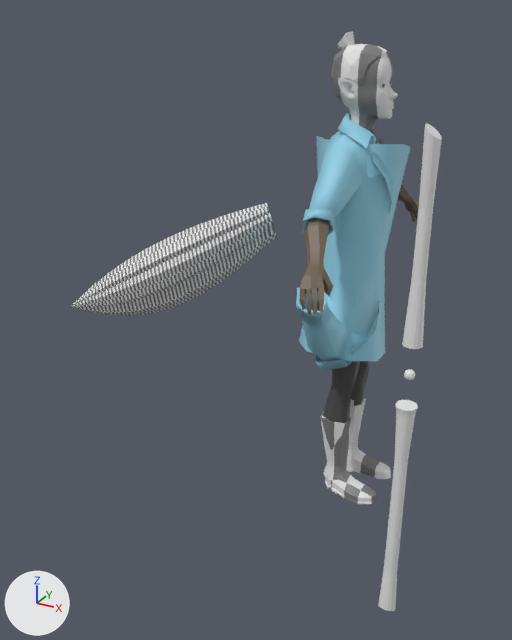
An edit to the Blender file characters/trinth_lowPoly.blend, drawn before and after from the same camera.
Rendered twice from a 50 mm lens placed at (3.23, -8.59, 5.38), pointed at (-1.1, -0.7, 1.44). The axes (+X, +Y, +Z) are drawn at lower left. The lights are the same throughout.

Before the edit, the objects in view are built like this:
```python
ob_beziercurve_001 = bpy.data.objects.new('BezierCurve.001', cu_beziercurve_001)
ob_beziercurve_001.location = (-0.332, -0.00558, 4.963)
ob_body = bpy.data.objects.new('body', me_cube)
ob_body.location = (0.0, -0.22, 2.74)
ob_body.scale = (0.361, 0.352, 1.0)
ob_coat = bpy.data.objects.new('coat', me_plane_001)
ob_coat.location = (0.0, -0.68, 2.55)
ob_coat.rotation_euler = (1.44, 0.0, 0.0)  # degrees (83, 0, 0)
ob_coat.scale = (0.316, 1.01, 1.01)
ob_cylinder_001 = bpy.data.objects.new('Cylinder.001', me_cylinder_002)
ob_cylinder_001.location = (1.61, -2.56, 1.81)
ob_cylinder_001.scale = (0.624, 0.624, 1.95)
ob_hair_detailed = bpy.data.objects.new('hair detailed', me_plane_002)
ob_hair_detailed.location = (-0.35, 0.0, 4.94)
ob_hair_detailed.scale = (1.0, 1.6, 1.0)
ob_hair_tie = bpy.data.objects.new('hair tie', me_cube_002)
ob_hair_tie.location = (-0.2, 0.02, 5.08)
ob_hair_tie.scale = (0.0831, 0.149, 0.12)
```
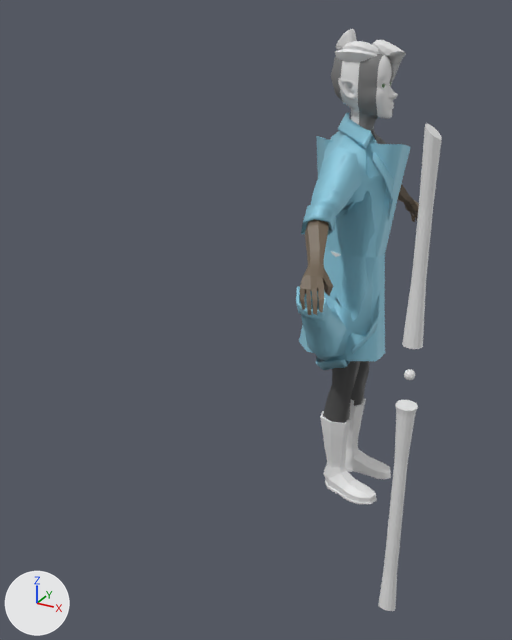
Commit message: Decided to sculpt the hair out of geometry

ob_beziercurve_001 is not drawn itself; it is used by a modifier of ob_hair_detailed.

What differs and where, as boxes [x1, y1, x2, y2] in the pictures (512 x 640 px):
'coat', reshaped
    before: [296, 113, 410, 371]
    after: [296, 113, 410, 370]
'body', surface changed, reshaped, rescaled
    before: [300, 44, 419, 504]
    after: [300, 54, 419, 504]
'hair detailed', hidden
    before: [72, 203, 277, 316]
'Cube.002', added
    after: [372, 40, 406, 83]
'Cube.001', added
    after: [335, 49, 377, 62]
'Cube', added
    after: [342, 41, 380, 54]
'hair tie', reshaped, moved
    before: [337, 31, 355, 50]
    after: [336, 29, 357, 50]

The change, as a diff of the scene's bpy script:
```diff
--- a/characters/trinth_lowPoly.blend.py
+++ b/characters/trinth_lowPoly.blend.py
@@ mat_boots @@
 n0 = _N.new('ShaderNodeBsdfPrincipled'); n0.name = 'Principled BSDF'
 n1 = _N.new('ShaderNodeOutputMaterial'); n1.name = 'Material Output'
-n2 = _N.new('ShaderNodeTexChecker'); n2.name = 'Checker Texture'
 _L.new(n0.outputs[0], n1.inputs[0])  # 'BSDF' to 'Surface'
-_L.new(n2.outputs[0], n0.inputs[0])  # 'Color' to 'Base Color'
@@ mat_coat @@
 n0 = _N.new('ShaderNodeBsdfPrincipled'); n0.name = 'Principled BSDF'
 n1 = _N.new('ShaderNodeOutputMaterial'); n1.name = 'Material Output'
+n2 = _N.new('ShaderNodeTexImage'); n2.name = 'Image Texture'
+n2.image = img_coat_normal
+n3 = _N.new('ShaderNodeNormalMap'); n3.name = 'Normal Map'
 _L.new(n0.outputs[0], n1.inputs[0])  # 'BSDF' to 'Surface'
+_L.new(n2.outputs[0], n3.inputs[1])  # 'Color' to 'Color'
+_L.new(n3.outputs[0], n0.inputs[5])  # 'Normal' to 'Normal'
@@ me_cube @@
 # used by ob_body; location = (0.0, -0.22, 2.74); scale = (0.361, 0.352, 1.0)
-me_cube.from_pydata(...)  # 947 vertices, 1000 faces, 2 loose edges; spans x -1.16..1.94, y -5.22..0.66, z -3.96..2.26
+me_cube.from_pydata(...)  # 942 vertices, 987 faces, 2 loose edges; spans x -0.42..0.7, y -1.84..0.23, z -3.96..2.22
+# me_cube part 1: 1 vertex moved within x -0.15, y -0.05, z 1.73; 945 vertices removed from x -1.16..1.94, y -5.22..0.66, z -3.96..2.26; 940 vertices added at x -0.42..0.7, y -1.84..0.23, z -3.96..2.22
 me_cube.materials.append(mat_clothes)
@@ me_plane_001 @@
 # used by ob_coat; location = (0.0, -0.68, 2.55); rotation_euler = (1.44, 0.0, 0.0), in degrees (83, 0, 0); scale = (0.316, 1.01, 1.01)
-me_plane_001.from_pydata(...)  # 87 vertices, 76 faces; spans x -1.9..1.9, y -1.4..1.7, z -0.79..0.74
+me_plane_001.from_pydata(...)  # 154 vertices, 143 faces; spans x -1.9..1.9, y -1.4..1.71, z -0.82..0.73
+# me_plane_001 part 2
+# 31 vertices are removed from x -1.2..1.9, y -1.39..1.64, z -0.53..0.74
+# 54 faces are deleted
+# 17 vertices move from x -1.9..0.52, y -1.37..1.37, z -0.79..0.63 to x -1.9..0.56, y -1.36..1.36, z -0.82..0.52
+# 98 vertices are added at x -1.22..1.9, y -1.39..1.71, z -0.65..0.73
+# 103 new faces join them, smooth
+# 18 new faces join them
 me_plane_001.materials.append(mat_coat)
@@ me_cube_002 @@
 # used by ob_hair_tie; location = (-0.2, 0.02, 5.08); scale = (0.0831, 0.149, 0.12)
-me_cube_002.from_pydata(...)  # 25 vertices, 20 faces; spans x -1.76..0.84, y -0.77..0.78, z -1.47..0.44
+me_cube_002.from_pydata(...)  # 25 vertices, 20 faces; spans x -1.87..1.93, y -0.97..0.97, z -1.07..1.55
+# me_cube_002 part 3: 25 of 25 vertices moved; they spanned x -1.76..0.84, y -0.77..0.78, z -1.47..0.44 and now span x -1.87..1.93, y -0.97..0.97, z -1.07..1.55; mean shift (0.48, 0.0, 0.66); largest move (0.37, 0.0, 0.44) -> (1.23, -0.01, 1.55)
@@ ob_body @@
 ob_body.location = (0.0, -0.22, 2.74)
-ob_body.scale = (0.361, 0.352, 1.0)
 _m = ob_body.modifiers.new('Mirror', 'MIRROR')
@@ ob_beziercurve_001 @@
 ob_beziercurve_001 = bpy.data.objects.new('BezierCurve.001', cu_beziercurve_001)
-ob_beziercurve_001.location = (-0.332, -0.00558, 4.963)
+ob_beziercurve_001.location = (-0.332, -4.278, 4.963)
@@ ob_hair_tie @@
 ob_hair_tie = bpy.data.objects.new('hair tie', me_cube_002)
-ob_hair_tie.location = (-0.2, 0.02, 5.08)
+ob_hair_tie.location = (-0.25, 0.02, 5.0)
 ob_hair_tie.scale = (0.0831, 0.149, 0.12)
@@ ob_hair_detailed @@
 _m = ob_hair_detailed.modifiers.new('Curve', 'CURVE')
 _m.object = ob_beziercurve_001
+ob_hair_detailed.hide_set(True)
@@ ob_cube_002 @@
+ob_cube_002 = bpy.data.objects.new('Cube.002', me_cube_005)  # 48 vertices, 47 faces; spans x -0.3..3.4, y -0.7..0.3, z -15.4..2.9; modifiers SUBSURF
+ob_cube_002.location = (0.01, 0.24, 4.94)
+ob_cube_002.scale = (0.141, 0.433, 0.0489)
@@ ob_cube_001 @@
+ob_cube_001 = bpy.data.objects.new('Cube.001', me_cube_004)  # 20 vertices, 18 faces; spans x -3.13..1.06, y -1.76..2.93, z -5.47..0.6; modifiers SUBSURF
+ob_cube_001.location = (0.12, -0.14, 4.93)
+ob_cube_001.rotation_euler = (0.499, 0.267, 0.143)  # degrees (29, 15, 8.2)
+ob_cube_001.scale = (0.145, 0.0853, 0.0735)
@@ ob_cube @@
+ob_cube = bpy.data.objects.new('Cube', me_cube_003)  # 20 vertices, 18 faces; spans x -3.05..1.08, y -2.72..0.52, z -2.94..0.97; modifiers SUBSURF
+ob_cube.location = (0.1, -0.02, 4.97)
+ob_cube.rotation_euler = (0.0, 0.302, 0.0)  # degrees (0, 17, 0)
+ob_cube.scale = (0.146, 0.117, 0.0782)
```
